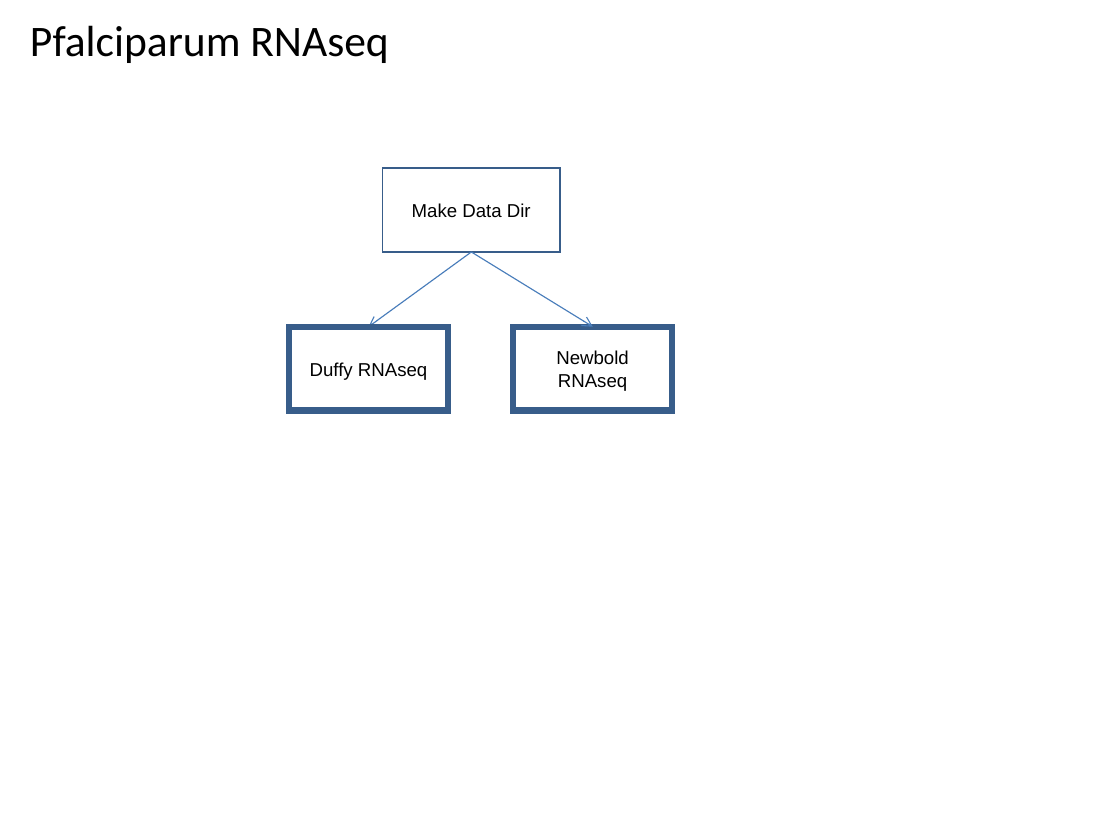
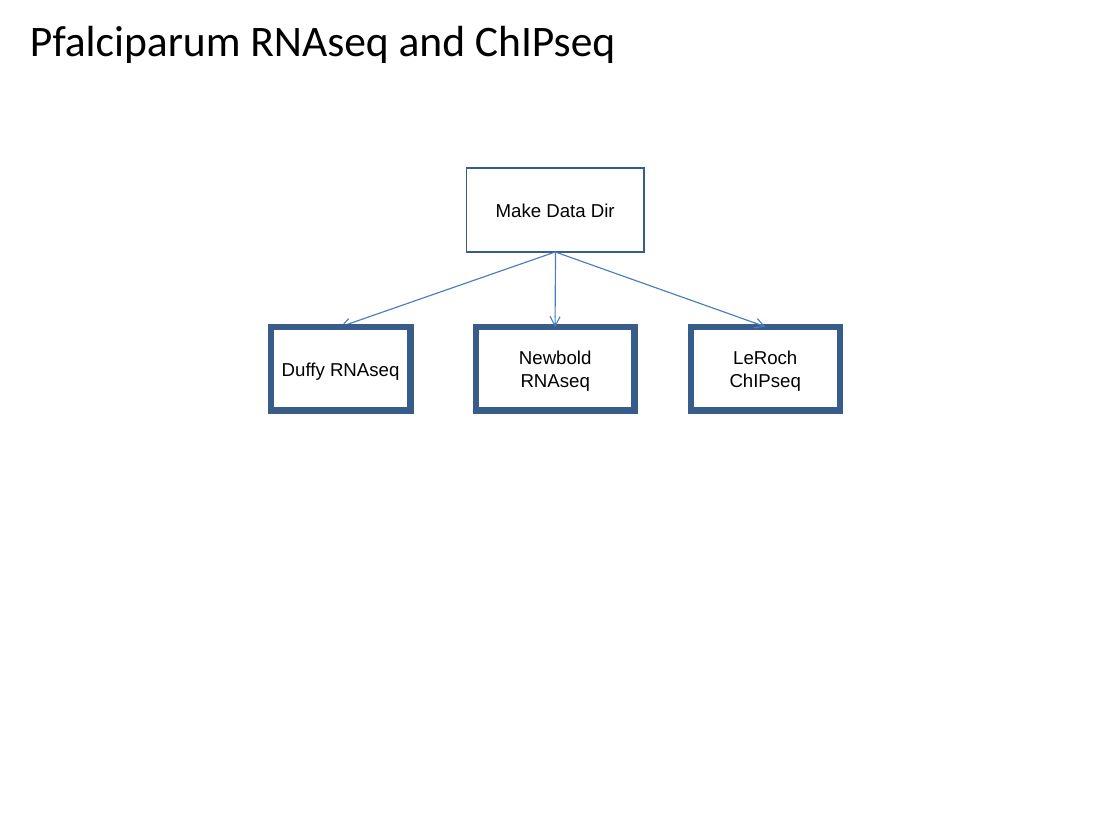
Before and after one commit to VEuPathDB/ApiCommonWorkflow, a slide deck: slide 15 of Main/doc/IntegratedWorkflow.ppt (slide 16 before the commit). Drawn at 1120x840 pixels with LibreOffice and Linux fonts; fonts in the diff are those of the drawing. Boxes give left, top, right and bottom in pixels: in the first picture for what was removed or moved away, otherwise in the second. Text is boxed around its words. In the diff, an @@ line names an element or a change of style, - is before the commit and + after.

```diff
--- a/Main/doc/IntegratedWorkflow.ppt
+++ b/Main/doc/IntegratedWorkflow.ppt
@@ title at bbox=[30, 25, 615, 63]: text changed @@
-Pfalciparum RNAseq
+Pfalciparum RNAseq and ChIPseq
@@ rectangle "Make Data Dir": place and size @@
-rectangle "Make Data Dir" at bbox=[383, 168, 560, 252]
+rectangle "Make Data Dir" at bbox=[467, 168, 644, 252]
@@ arrow moved from (472, 252) - (368, 327) to (556, 252) - (340, 327) @@
@@ arrow moved from (472, 252) - (592, 327) to (556, 252) - (556, 327) @@
@@ arrow added from (556, 252) to (765, 327), #4A7EBB 0.74 pt @@
@@ rectangle "Duffy RNAseq": place and size @@
-rectangle "Duffy RNAseq" at bbox=[289, 327, 448, 411]
+rectangle "Duffy RNAseq" at bbox=[271, 327, 411, 411]
@@ rectangle "Newbold RNAseq": place and size @@
-rectangle "Newbold RNAseq" at bbox=[513, 327, 672, 411]
+rectangle "Newbold RNAseq" at bbox=[476, 327, 635, 411]
@@ rectangle added at bbox=[691, 327, 840, 411], outline #385D8A 4 pt, 12 pt, text #000000 @@
+LeRoch ChIPseq
```
Also in this commit, not shown: 2 other slides changed, 2 slides removed, 4 other files.
